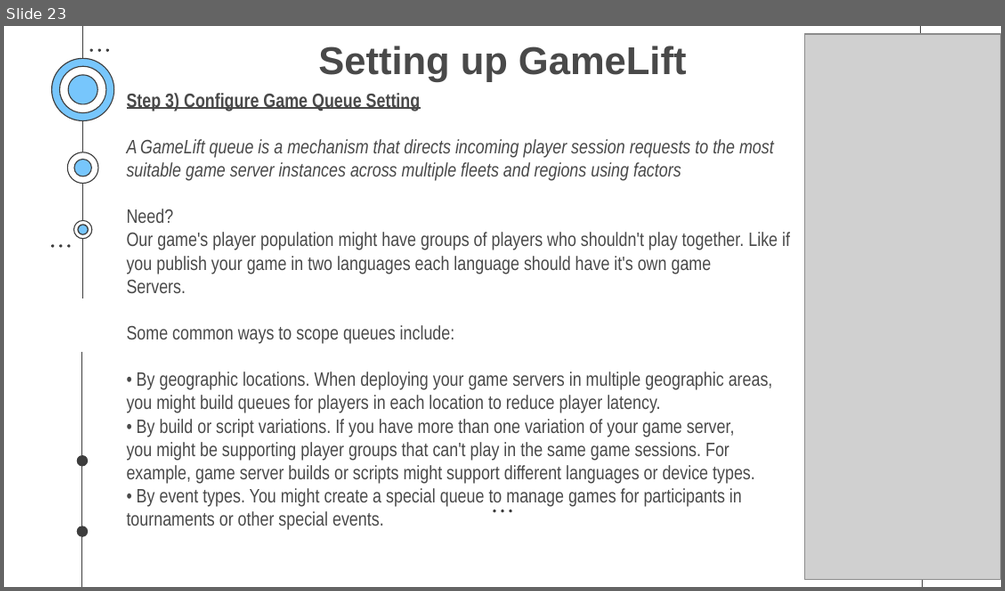
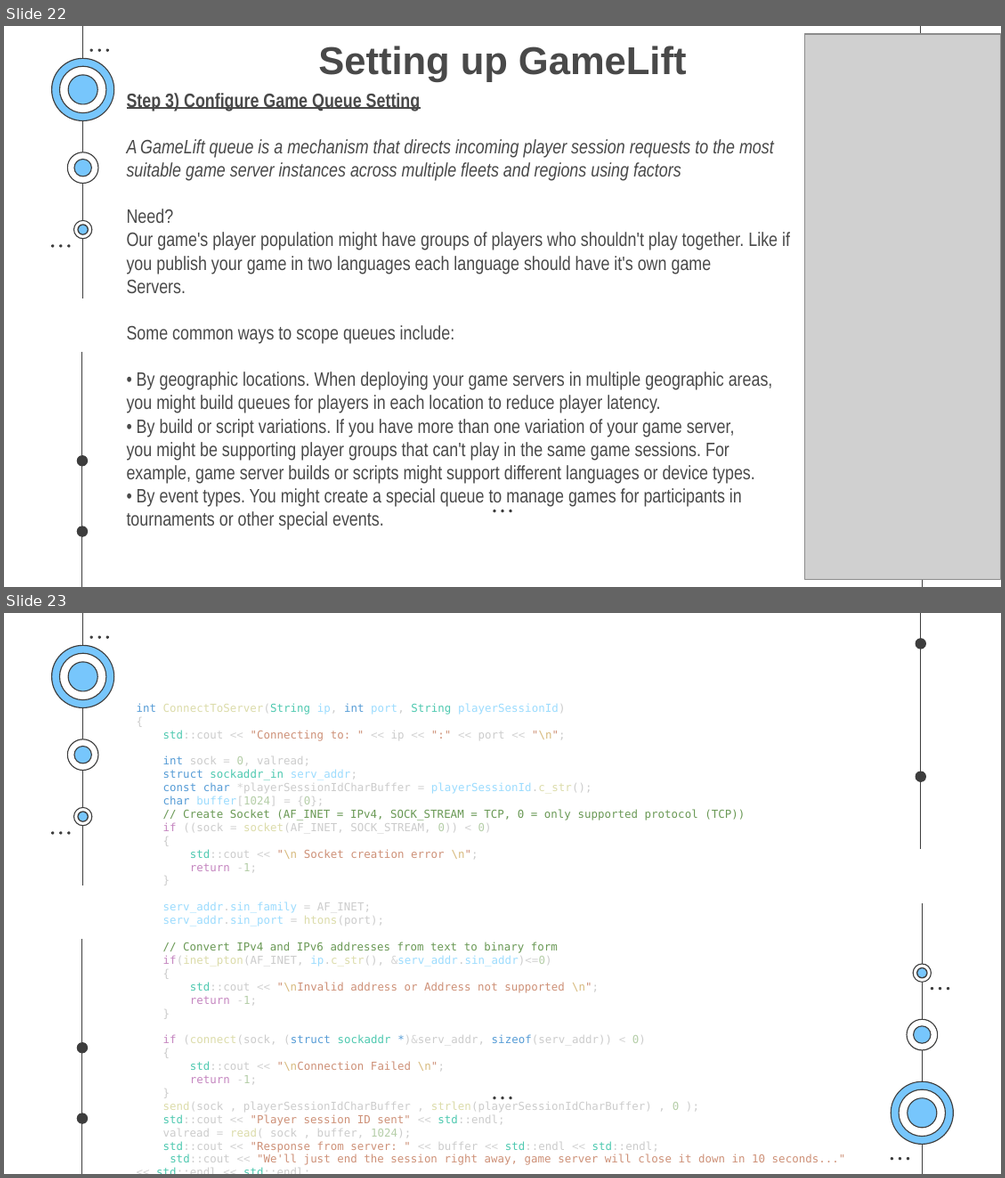
Before and after one commit to SaurabhYadav388/misc_works, a slide deck: Cloud_PPT/Shosau.pptx. Shown one above the other, each under a label of ours: slide 23 before the commit, slides 22 and 23 after it. The pictures are 1005x591 and 1005x1178 pixels, drawn with LibreOffice and Linux fonts; fonts in the diff are those of the drawing; grey boxes stand for pictures. Boxes give left, top, right and bottom in pixels: in the first picture for what was removed or moved away, otherwise in the second. Text is boxed around its words. In the diff, an @@ line names an element or a change of style, - is before the commit and + after.

```diff
--- a/Cloud_PPT/Shosau.pptx
+++ b/Cloud_PPT/Shosau.pptx
@@ slide 23 added at bbox=[4, 613, 1001, 1174], background #FFFFFF; not listed: 29 template elements that a slide beside it also shows @@
@@ group added at bbox=[890, 639, 954, 1160]: 14 freeform shapes, 8 ellipses @@
@@ subtitle added at bbox=[137, 703, 846, 1165], 8 pt, text #CCCCCC @@
+int ConnectToServer(String ip, int port, String playerSessionId)
+{
+std::cout << "Connecting to: " << ip << ":" << port << "\n";
+int sock = 0, valread;
+struct sockaddr_in serv_addr;
+const char *playerSessionIdCharBuffer = playerSessionId.c_str();
+char buffer[1024] = {0};
+// Create Socket (AF_INET = IPv4, SOCK_STREAM = TCP, 0 = only supported protocol (TCP))
+if ((sock = socket(AF_INET, SOCK_STREAM, 0)) < 0)
+{
+std::cout << "\n Socket creation error \n";
+return -1;
+}
+serv_addr.sin_family = AF_INET;
+serv_addr.sin_port = htons(port);
+// Convert IPv4 and IPv6 addresses from text to binary form
+if(inet_pton(AF_INET, ip.c_str(), &serv_addr.sin_addr)<=0)
+{
+std::cout << "\nInvalid address or Address not supported \n";
+return -1;
+}
+if (connect(sock, (struct sockaddr *)&serv_addr, sizeof(serv_addr)) < 0)
+{
+std::cout << "\nConnection Failed \n";
+return -1;
+}
+send(sock , playerSessionIdCharBuffer , strlen(playerSessionIdCharBuffer) , 0 );
+std::cout << "Player session ID sent" << std::endl;
+valread = read( sock , buffer, 1024);
+std::cout << "Response from server: " << buffer << std::endl << std::endl;
+std::cout << "We'll just end the session right away, game server will close it down in 10 seconds..." << std::endl << std::endl;
+}
@@ what was slide 23 is now slide 22 @@
```
Also in this commit, not shown: 10 slides changed, 2 other slides added, 3 slides removed.
